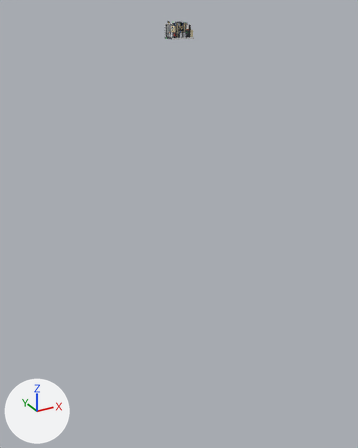
What one commit did to the glTF model computers/src/main/resources/assets/jsc/jsmodels/chain/rolling_mill.glb.
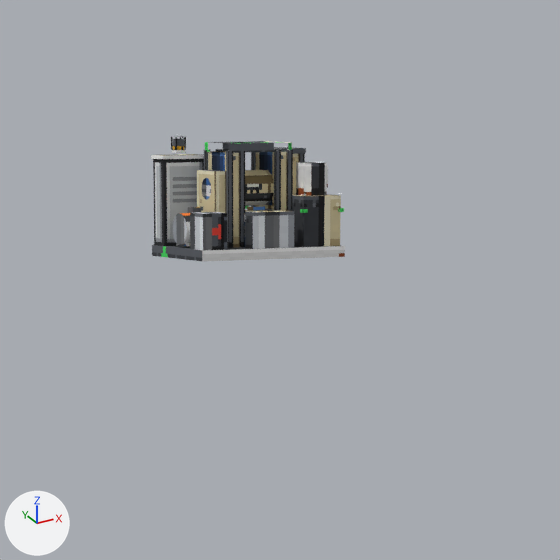
Old and new are each drawn whole from a camera (50 mm lens) standing at (-30.6, -57.9, 2.7) and looking at (2.0, 1.4, -27.0) and again close up on the part from 40% to 63% of the width and 0% to 19% of the height. The axes (+X, +Y, +Z) are drawn at lower left. The lights are the same throughout. The older version's two pictures come first. Where no turn or scale is listed for an object, it has been applied to the vertices. Vertices at exactly the same position are counted once.

Names of what the first close-up shows: 'body', 'body_glow', 'part_1' and 1 more.
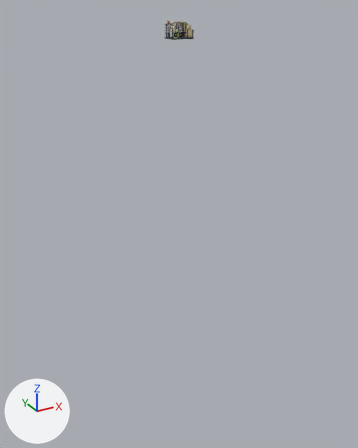
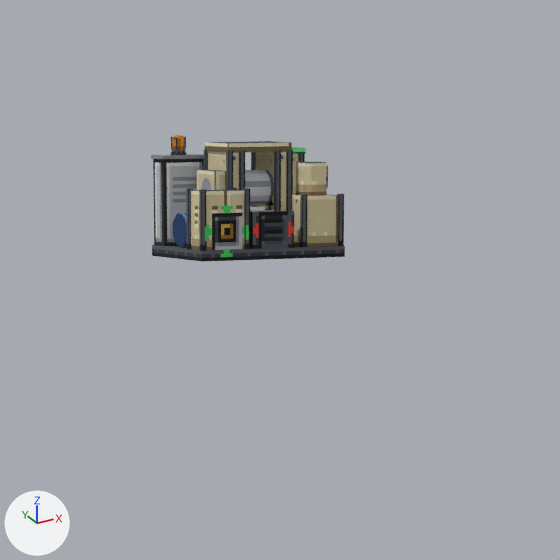
What differs and where, as boxes [x1, y1, x2, y2] in the close-ups (560 x 560 px; the box of a moved part takes in the faces that stretch with it):
'body_glow', reshaped: before [173, 139, 184, 150]; after [173, 135, 294, 257]
part 1 of me_body, added: after [186, 188, 193, 249]
part 2 of me_body, added: after [243, 188, 250, 249]
part 3 of me_body, added: after [199, 189, 207, 251]
part 4 of me_body, moved or reshaped: before [190, 212, 227, 250]; after [191, 190, 244, 250]
part 5 of me_body, surface changed: [151, 136, 345, 262] in both
part 6 of me_body_glow, added: after [205, 206, 294, 257]
part 7 of me_body_glow, surface changed: [173, 139, 184, 150] in both
part 8 of me_part_1, surface changed: [245, 170, 274, 206] in both

Edits to the bpy script that builds the scene:
```text
Change me_body:
    used by ob_body; location = (-0.5, 0.5, -65.0)
    remove me_body.from_pydata(...)  # 2276 vertices, 2328 faces; spans x 0.0..3.0, y -2.0..0.02, z 64.0..66.09
    add me_body.from_pydata(...)  # 2308 vertices, 2376 faces; spans x -0.02..3.0, y -2.02..0.02, z 64.0..66.09
    me_body part 1: a new loose piece, a box spanning x -0.016..0.078, y -1.516..-1.422, z 64.188..65.219, in mat_rolling_mill
    me_body part 2: a new loose piece, a box spanning x 0.891..0.984, y -2.016..-1.922, z 64.188..65.219, in mat_rolling_mill
    me_body part 3: a new loose piece, a box spanning x -0.016..0.078, y -2.016..-1.922, z 64.188..65.219, in mat_rolling_mill
    me_body part 4: 6 vertices removed from x 0.03..0.53, y -1.97..-1.47, z 64.19..64.81; 6 vertices added at x 0.03..0.94, y -1.97..-1.47, z 64.19..65.19
    me_body part 5: 2060 kept faces spanning x 0.0..3.0, y -2.0..0.02, z 64.0..66.09 get new texture (UV) coordinates
    other edits to the shape of me_body do not show in these pictures
Change me_body_glow:
    used by ob_body_glow; location = (-0.5, 0.5, -65.0)
    remove me_body_glow.from_pydata(...)  # 256 vertices, 192 faces; spans x 0.344..0.562, y -0.344..-0.125, z 65.838..66.088
    add me_body_glow.from_pydata(...)  # 276 vertices, 202 faces; spans x -0.016..3.0, y -2.017..-0.125, z 64.0..66.088
    me_body_glow part 6
    20 vertices are added at x -0.016..3.0, y -2.017..-1.97, z 64.0..65.219
    10 new faces join them
    me_body_glow part 7: 192 kept faces spanning x 0.344..0.562, y -0.344..-0.125, z 65.838..66.088 get new texture (UV) coordinates
Change me_part_1:
    where me_part_1.from_pydata(...)  # 72 vertices, 48 faces; spans x -0.375..0.375, y -0.302..0.302, z -0.302..0.302
    used by ob_part_1; location = (1.0, -0.5, 0.19)
    me_part_1 part 8: texture (UV) coordinates of 48 of 48 faces, centred in x -0.125..0.125, y -0.302..0.302, z -0.302..0.302, changed; they spanned u 0.0..0.98, v 0.45..0.73 and now span u 0.0..0.46, v 0.45..0.55
```
